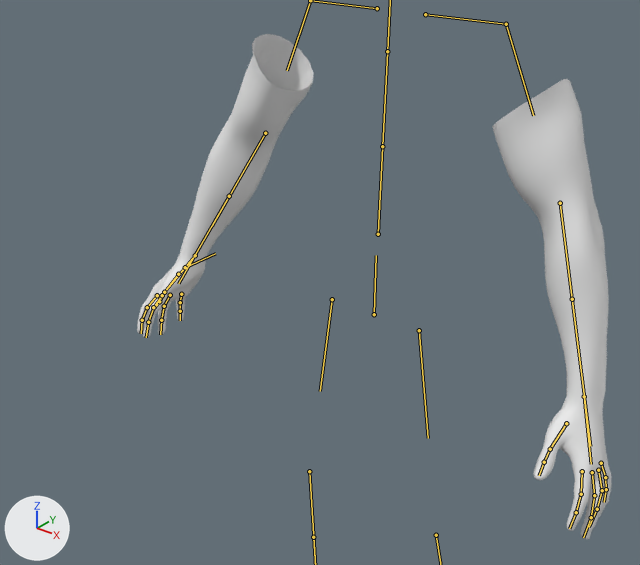
One commit to the FBX model Assets/Meshes/PlayerHand.fbx: the scene before it, then after it.
The view is the same before and after, from a 50 mm camera at (0.725, -1.11, 1.508) aimed at (0.026, -0.236, 0.966). The lights are fixed; the arrows at lower left show +X, +Y and +Z. The bones that bend it are drawn over the model as lines.

Names of what the first picture shows: 'GEO-body_male_realistic.001'.
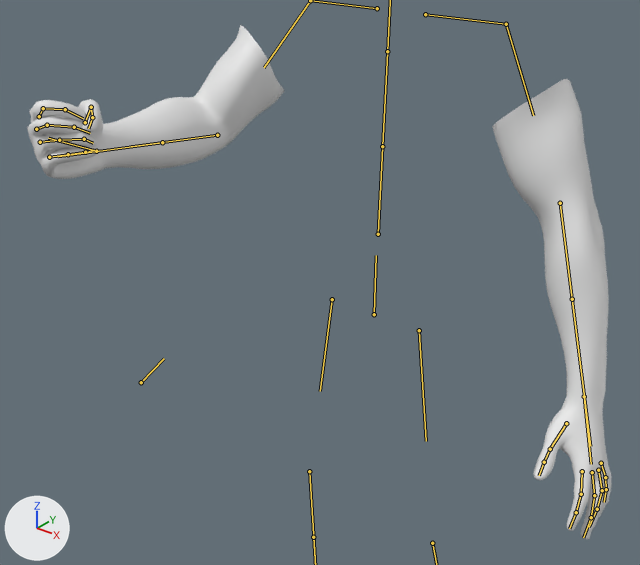
The newer file adds an action. The first version stands in its rest pose; the second is drawn at frame 1 of the action 'root|Axe'.

Location of each change, [x1, y1, x2, y2] in pixels of the pictures (640 x 565 px):
'GEO-body_male_realistic.001', posed (23% wider): before [137, 34, 612, 539]; after [27, 25, 612, 539]
bone 'RightUpperArm', root to tip: before (310, 0) to (287, 70); after (310, 0) to (264, 67)
bone 'RightLowerArm', root to tip: before (265, 133) to (212, 226); after (217, 135) to (131, 146)
bone 'RightHand', root to tip: before (195, 255) to (168, 287); after (96, 151) to (48, 138)
bone 'RightThumbMetacarpal', root to tip: before (178, 274) to (164, 292); after (85, 122) to (91, 107)
bone 'RightThumbProximal', root to tip: before (164, 292) to (159, 301); after (91, 107) to (92, 117)
bone 'RightLittleProximal', root to tip: before (181, 294) to (180, 302); after (49, 157) to (68, 154)
bone 'RightLittleDistal', root to tip: before (180, 311) to (180, 320); after (85, 152) to (94, 150)
bone 'RightRingProximal', root to tip: before (170, 295) to (164, 306); after (40, 142) to (59, 140)
bone 'RightRingDistal', root to tip: before (161, 320) to (160, 334); after (84, 139) to (93, 143)
bone 'RightMiddleProximal', root to tip: before (162, 295) to (153, 307); after (36, 129) to (47, 125)
bone 'RightMiddleIntermediate', root to tip: before (153, 307) to (148, 322); after (47, 125) to (74, 127)
bone 'RightMiddleDistal', root to tip: before (148, 322) to (146, 337); after (74, 127) to (90, 133)
bone 'RightIndexProximal', root to tip: before (157, 295) to (147, 307); after (39, 116) to (43, 108)
bone 'RightIndexIntermediate', root to tip: before (147, 307) to (142, 320); after (43, 108) to (65, 109)
bone 'RightIndexDistal', root to tip: before (142, 320) to (141, 333); after (65, 109) to (83, 118)
bone 'RightLowerArm_twist_01', root to tip: before (229, 196) to (178, 283); after (162, 142) to (58, 156)

The change in detail:
Bone 'RightUpperArm' (bone_rightupperarm) turns from (0, 0, 0) to (-7, -1, 42) degrees about its own x, y and z.
Bone 'RightLowerArm' (bone_rightlowerarm) turns from (0, 0, 0) to (0, 0, 41) degrees about its own x, y and z.
Bone 'RightHand' (bone_righthand) turns from (0, 0, 0) to (5, 30, 6) degrees about its own x, y and z.
Bone 'RightThumbMetacarpal' (bone_rightthumbmetacarpal) moves from (0.0, 0.0, 0.0) to (0.0, -0.001, -0.003).
Bone 'RightThumbMetacarpal' (bone_rightthumbmetacarpal) turns from (0, 0, 0) to (-34, 42, 2) degrees about its own x, y and z.
Bone 'RightThumbProximal' (bone_rightthumbproximal) turns from (0, 0, 0) to (-36, -17, -29) degrees about its own x, y and z.
Bone 'RightLittleProximal' (bone_rightlittleproximal) moves from (0.0, 0.0, 0.0) to (-0.016, -0.007, -0.008).
Bone 'RightLittleProximal' (bone_rightlittleproximal) turns from (0, 0, 0) to (-107, -1, 19) degrees about its own x, y and z.
Bone 'RightLittleDistal' (bone_rightlittledistal) turns from (0, 0, 0) to (-52, 4, -1) degrees about its own x, y and z.
Bone 'RightRingProximal' (bone_rightringproximal) moves from (0.0, 0.0, 0.0) to (-0.012, -0.002, -0.005).
Bone 'RightRingProximal' (bone_rightringproximal) turns from (0, 0, 0) to (-99, 1, 11) degrees about its own x, y and z.
Bone 'RightRingDistal' (bone_rightringdistal) turns from (0, 0, 0) to (-73, 2, -2) degrees about its own x, y and z.
Bone 'RightMiddleProximal' (bone_rightmiddleproximal) moves from (0.0, 0.0, 0.0) to (-0.006, 0.0, -0.003).
Bone 'RightMiddleProximal' (bone_rightmiddleproximal) turns from (0, 0, 0) to (-69, 0, 5) degrees about its own x, y and z.
Bone 'RightMiddleIntermediate' (bone_rightmiddleintermediate) turns from (0, 0, 0) to (-52, 0, 0) degrees about its own x, y and z.
Bone 'RightMiddleDistal' (bone_rightmiddledistal) turns from (0, 0, 0) to (-36, 0, 0) degrees about its own x, y and z.
Bone 'RightIndexProximal' (bone_rightindexproximal) turns from (0, 0, 0) to (-51, 5, -3) degrees about its own x, y and z.
Bone 'RightIndexIntermediate' (bone_rightindexintermediate) turns from (0, 0, 0) to (-52, 0, 0) degrees about its own x, y and z.
Bone 'RightIndexDistal' (bone_rightindexdistal) turns from (0, 0, 0) to (-29, -10, 0) degrees about its own x, y and z.
Bone 'RightLowerArm_twist_01' (bone_rightlowerarm_twist_01) turns from (0, 0, 0) to (0, 30, 0) degrees about its own x, y and z.
